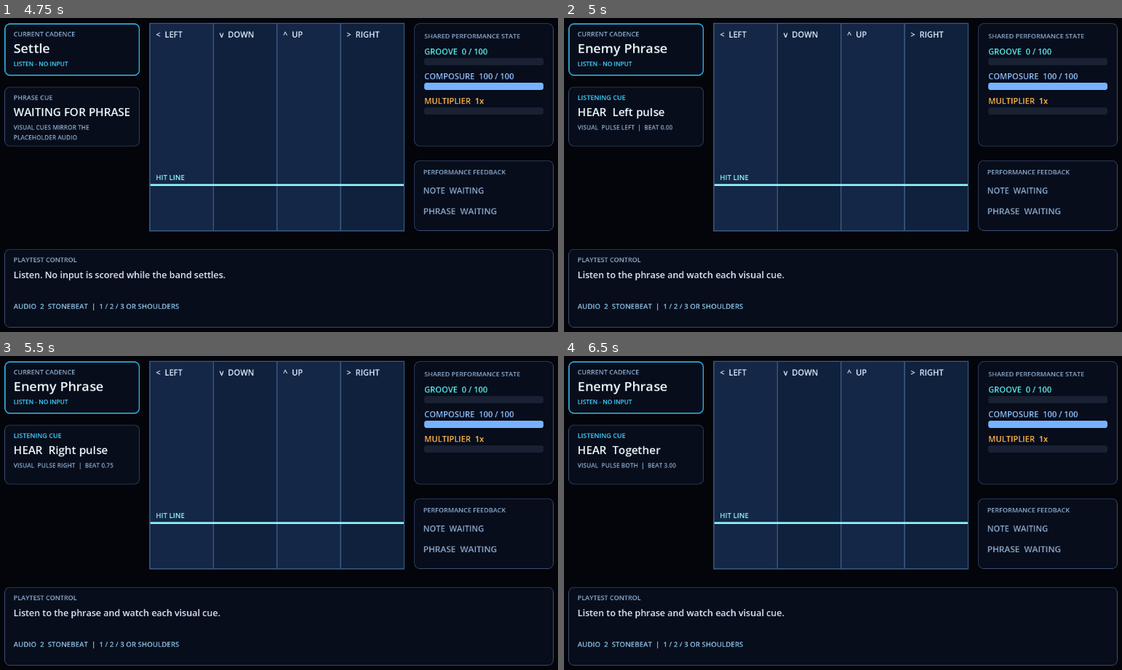
Above: before the commit, frames 1-4 (two rows, left to right).
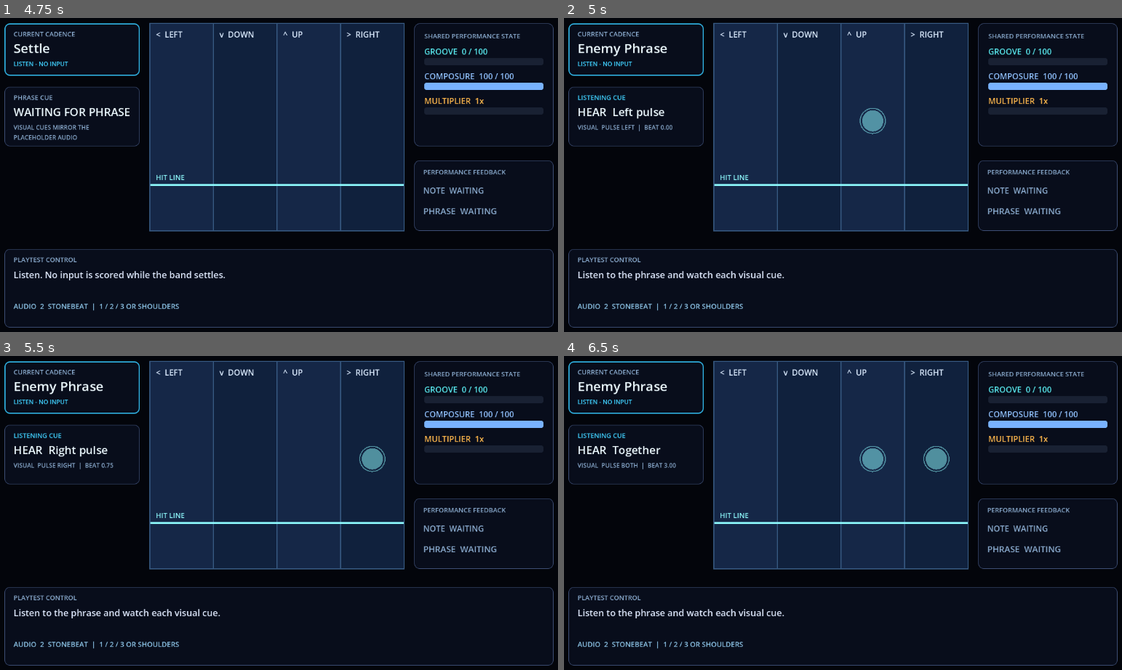
Above: after the commit, the same moments.

Repository: Parz1val1/rhythm-game-prototype
Game: Godot game, scene res://combat_v1/combat_v1_prototype.tscn
Two runs of this game, one before a commit and one after it. Both use one fixed random seed, a clock stepped at 60 frames per second and the inputs below. This scene is started directly instead of the project's main scene. Sound files missing from this copy of the repository are replaced by a short silence.
Inputs (mouse positions are in pixels of both pictures, inside the frame that each line leads up to):
- Up to frame 1 (4.75 s): tap Enter at 0.5, 2, 3.5, 3.6 s; move the mouse to (407, 156) at 0.52 s; hold J (drum_right) 0.53-1.25 s; hold Space (limit_break) 0.53-1.25 s; click (407, 156) at 0.67 s; drag from (161, 187) to (251, 237) at 1.27 s; move the mouse to (334, 99) at 2.02 s; hold J (drum_right) 2.03-2.75 s; tap 2 at 2.1 s; tap Space (limit_break) at 2.75, 4.25 s; drag from (251, 237) to (106, 124) at 2.77 s; move the mouse to (451, 222) at 3.52 s; hold F (drum_left) 3.53-4.25 s; drag from (106, 124) to (189, 90) at 4.27 s
- Up to frame 2 (5 s): no input
- Up to frame 3 (5.5 s): move the mouse to (306, 509) at 5.02 s; hold Down (rhythm_down) from 5.03 s (still down); hold Space (limit_break) from 5.03 s (still down); click (306, 509) at 5.17 s
- Up to frame 4 (6.5 s): release Down (rhythm_down) at 5.75 s; release Space (limit_break) at 5.75 s; drag from (753, 428) to (725, 525) at 5.77 s

Frame 1 is identical in both runs. In frame 2, 0.3% of the frame differs, in the area x 52-58%, y 28-38%; in frame 3, 0.3%; in frame 4, 0.5%, in the area x 52-70%, y 28-38%.

Commit message:
feat: preview enemy phrase notes on highway

Diff:
--- a/combat_v1/combat_v1.gd
+++ b/combat_v1/combat_v1.gd
@@ -69,8 +69,9 @@
 signal intent_rejected(intent: Intent)
 ## Emitted when the shared timing/input seam reports a scored input.
 signal rhythm_input_observed(direction: StringName, score: StringName, offset_ms: float)
-## Single source of truth for both audio and visual phrase presentation.
-signal phrase_event_announced(event: PhraseEvent)
+## Single source of truth for audio, text, and lane-preview phrase presentation.
+## Expected actions come from the prepared Response targets for the active profile.
+signal phrase_event_announced(event: PhraseEvent, expected_actions: Array[StringName])
 ## Presents one heard cue as one or more simultaneous scoreable actions in the
 ## active rhythm language.
 signal response_target_announced(event: PhraseEvent, expected_actions: Array[StringName])
@@ -106,6 +107,7 @@
 var _response_schedule_handoff_beats: float = 4.0
 var _response_timeline_origin_beats: float = 0.0
 var _response_handoff_complete: bool = true
+var _announced_phrase_event_indices: Array[int] = []
 var _response_grader = ResponseGrader.new()
 var _last_response_summary: Dictionary = {}
 var _cadence: Cadence = Cadence.IDLE
@@ -411,12 +413,16 @@
 func _announce_phrase_events_at(phrase_position: float) -> void:
 	if _opponent == null or _opponent.phrase == null:
 		return
-	for event in _opponent.phrase.events:
-		if not is_equal_approx(event.beat_offset, phrase_position):
+	for event_index in range(_opponent.phrase.events.size()):
+		var event: PhraseEvent = _opponent.phrase.events[event_index]
+		if event_index in _announced_phrase_event_indices \
+			or not is_equal_approx(event.beat_offset, phrase_position):
 			continue
+		_announced_phrase_event_indices.append(event_index)
+		var expected_actions := _get_expected_actions_for_event(event_index)
 		DebugLog.timing("[PHRASE ] opponent=%s  phrase=%s  offset=%.2f  prompt=%s" % [
 			_opponent.opponent_id, _opponent.phrase.phrase_id, event.beat_offset, event.prompt_id])
-		phrase_event_announced.emit(event)
+		phrase_event_announced.emit(event, expected_actions)
 
 func _announce_response_targets_at(phrase_position: float) -> void:
 	if _opponent == null or _opponent.phrase == null:
@@ -430,11 +436,7 @@
 			event_indices.append(event_index)
 	for event_index in event_indices:
 		var event: PhraseEvent = _opponent.phrase.events[event_index]
-		var expected_actions: Array[StringName] = []
-		for target in _response_targets:
-			if int(target[&"event_index"]) == event_index \
-				and is_equal_approx(float(target[&"due_beat"]), phrase_position):
-				expected_actions.append(target[&"expected_action"])
+		var expected_actions := _get_expected_actions_for_event(event_index)
 		DebugLog.timing("[RESPONSE] phrase=%s  offset=%.2f  actions=%s" % [
 			_opponent.phrase.phrase_id,
 			event.beat_offset,
@@ -442,8 +444,16 @@
 		])
 		response_target_announced.emit(event, expected_actions)
 
+func _get_expected_actions_for_event(event_index: int) -> Array[StringName]:
+	var expected_actions: Array[StringName] = []
+	for target in _response_targets:
+		if int(target[&"event_index"]) == event_index:
+			expected_actions.append(target[&"expected_action"])
+	return expected_actions
+
 func _prepare_response_targets() -> void:
 	_response_targets.clear()
+	_announced_phrase_event_indices.clear()
 	if _opponent == null or _opponent.phrase == null:
 		return
 	_response_round_id += 1
--- a/combat_v1/combat_v1_hud.gd
+++ b/combat_v1/combat_v1_hud.gd
@@ -87,7 +87,10 @@
 	_phrase_feedback_label.text = "PHRASE  %s" % _get_grade_display_name(grade_name)
 	_phrase_feedback_label.add_theme_color_override("font_color", _get_grade_color(grade_name))
 
-func _on_phrase_event_announced(event: PhraseEvent) -> void:
+func _on_phrase_event_announced(
+	event: PhraseEvent,
+	_expected_actions: Array[StringName]
+) -> void:
 	_cue_mode_label.text = "LISTENING CUE"
 	_cue_mode_label.add_theme_color_override("font_color", _get_mode_color(CombatV1.Cadence.ENEMY_PHRASE))
 	_cue_label.text = "HEAR  %s" % event.prompt_text
--- a/combat_v1/combat_v1_prototype.gd
+++ b/combat_v1/combat_v1_prototype.gd
@@ -143,7 +143,10 @@
 		_:
 			pass
 
-func _on_phrase_event_announced(event: PhraseEvent) -> void:
+func _on_phrase_event_announced(
+	event: PhraseEvent,
+	_expected_actions: Array[StringName]
+) -> void:
 	DebugLog.visual("[PROMPT ] cue=%s  prompt=%s  offset=%.2f" % [
 		event.visual_cue, event.prompt_id, event.beat_offset])
 	DebugLog.audio("[PHRASE ] cue=%s  prompt=%s  offset=%.2f" % [
--- a/combat_v1/response_note_highway.gd
+++ b/combat_v1/response_note_highway.gd
@@ -4,6 +4,7 @@
 
 const CombatV1 = preload("res://combat_v1/combat_v1.gd")
 const DebugLog = preload("res://autoloads/debug_log.gd")
+const PhraseEvent = preload("res://combat_v1/phrase_event.gd")
 
 const LANE_ORDER: Array[StringName] = [&"left", &"down", &"up", &"right"]
 const LANE_LABELS := {
@@ -23,8 +24,11 @@
 const HIT_LINE_COLOR := Color("8ffcff")
 const LABEL_COLOR := Color("dcecff")
 const NOTE_COLOR := Color("f6c85f")
+const PREVIEW_COLOR := Color("8ffcff80")
 const HIT_LINE_RATIO := 0.78
 const APPROACH_START_RATIO := 0.16
+const PREVIEW_LINE_RATIO := 0.47
+const PREVIEW_DURATION_SECONDS := 0.3
 const LATE_TRAVEL_BEATS := 0.5
 
 var _combat_v1: CombatV1 = null
@@ -34,6 +38,8 @@
 var _visual_lead_beats: float = 2.0
 var _targets: Array[Dictionary] = []
 var _lane_feedback: Dictionary = {}
+var _preview: Dictionary = {}
+var _preview_elapsed_seconds: float = 0.0
 
 func _ready() -> void:
 	set_process(false)
@@ -48,6 +54,8 @@
 		_combat_v1.cadence_changed.connect(_on_cadence_changed)
 	if not _combat_v1.response_note_graded.is_connected(_on_response_note_graded):
 		_combat_v1.response_note_graded.connect(_on_response_note_graded)
+	if not _combat_v1.phrase_event_announced.is_connected(_on_phrase_event_announced):
+		_combat_v1.phrase_event_announced.connect(_on_phrase_event_announced)
 	set_process(true)
 	_sync_from_module()
 
@@ -76,6 +84,7 @@
 		&"visual_lead_beats": _visual_lead_beats,
 		&"targets": visible_targets,
 		&"lane_feedback": _lane_feedback.duplicate(true),
+		&"preview": _preview.duplicate(true),
 		&"approach_start_y": size.y * APPROACH_START_RATIO,
 		&"hit_line_y": size.y * HIT_LINE_RATIO,
 	}
@@ -88,16 +97,59 @@
 			_combat_v1.cadence_changed.disconnect(_on_cadence_changed)
 		if _combat_v1.response_note_graded.is_connected(_on_response_note_graded):
 			_combat_v1.response_note_graded.disconnect(_on_response_note_graded)
+		if _combat_v1.phrase_event_announced.is_connected(_on_phrase_event_announced):
+			_combat_v1.phrase_event_announced.disconnect(_on_phrase_event_announced)
 	_combat_v1 = null
 	set_process(false)
 	_clear_presentation()
 	queue_redraw()
 
-func _process(_delta: float) -> void:
+func _process(delta: float) -> void:
 	_sync_from_module()
-
-func _on_cadence_changed(_cadence: CombatV1.Cadence) -> void:
+	if _preview.is_empty():
+		return
+	_preview_elapsed_seconds += delta
+	if _preview_elapsed_seconds >= PREVIEW_DURATION_SECONDS:
+		_clear_preview()
+		queue_redraw()
+
+func _on_cadence_changed(cadence: CombatV1.Cadence) -> void:
+	if cadence != CombatV1.Cadence.ENEMY_PHRASE:
+		_clear_preview()
 	_sync_from_module()
+
+func _on_phrase_event_announced(
+	event: PhraseEvent,
+	expected_actions: Array[StringName]
+) -> void:
+	if _combat_v1 == null or _combat_v1.get_cadence() != CombatV1.Cadence.ENEMY_PHRASE:
+		return
+	var lanes: Array[StringName] = []
+	var lane_indices: Array[int] = []
+	for action in expected_actions:
+		var lane_index := LANE_ORDER.find(action)
+		if lane_index < 0:
+			continue
+		lanes.append(action)
+		lane_indices.append(lane_index)
+	if lanes.is_empty():
+		_clear_preview()
+		return
+	_preview = {
+		&"prompt_id": event.prompt_id,
+		&"beat_offset": event.beat_offset,
+		&"actions": lanes.duplicate(),
+		&"lane_indices": lane_indices,
+		&"style": &"ghost",
+		&"color": PREVIEW_COLOR,
+	}
+	_preview_elapsed_seconds = 0.0
+	DebugLog.visual("[PREVIEW] prompt=%s  offset=%.2f  lanes=%s" % [
+		event.prompt_id,
+		event.beat_offset,
+		"+".join(lanes),
+	])
+	queue_redraw()
 
 func _on_response_note_graded(result: Dictionary) -> void:
 	var target_id: StringName = result.get(&"target_id", &"")
@@ -127,7 +179,7 @@
 		return
 	var presentation: Dictionary = _combat_v1.get_response_presentation()
 	if not bool(presentation[&"active"]):
-		_clear_presentation()
+		_clear_response_presentation()
 		return
 	var next_round_id: int = presentation[&"round_id"]
 	if not _active or next_round_id != _round_id:
@@ -189,14 +241,30 @@
 			])
 		_targets[target_index] = target
 
-func _clear_presentation() -> void:
-	if _active or not _targets.is_empty() or not _lane_feedback.is_empty():
+func _clear_response_presentation() -> void:
+	var had_presentation := _active or not _targets.is_empty() or not _lane_feedback.is_empty()
+	if had_presentation:
 		DebugLog.visual("[CLEAR  ] response_highway=true  round=%d" % _round_id)
 	_active = false
 	_round_id = -1
 	_timeline_position_beats = 0.0
 	_targets.clear()
 	_lane_feedback.clear()
+	if had_presentation:
+		queue_redraw()
+
+func _clear_preview() -> void:
+	var had_preview := not _preview.is_empty()
+	if had_preview:
+		DebugLog.visual("[CLEAR  ] phrase_preview=true  prompt=%s" % _preview[&"prompt_id"])
+	_preview.clear()
+	_preview_elapsed_seconds = 0.0
+	if had_preview:
+		queue_redraw()
+
+func _clear_presentation() -> void:
+	_clear_response_presentation()
+	_clear_preview()
 
 func _draw() -> void:
 	var board_rect := Rect2(Vector2.ZERO, size)
@@ -228,6 +296,12 @@
 		14,
 		HIT_LINE_COLOR
 	)
+	if not _preview.is_empty():
+		var preview_y := size.y * PREVIEW_LINE_RATIO
+		for lane_index in _preview[&"lane_indices"]:
+			var preview_position := Vector2((float(lane_index) + 0.5) * lane_width, preview_y)
+			draw_circle(preview_position, 21.0, PREVIEW_COLOR)
+			draw_arc(preview_position, 25.0, 0.0, TAU, 32, PREVIEW_COLOR, 2.0)
 	for target in _targets:
 		if not bool(target[&"visible"]):
 			continue
--- a/test/test_combat_v1.gd
+++ b/test/test_combat_v1.gd
@@ -157,6 +157,7 @@
 		_check("HUD connects Response target signal", _is_connected(prototype_module, &"response_target_announced", prototype_hud, "_on_response_target_announced"), true)
 		_check("HUD connects Response note signal", _is_connected(prototype_module, &"response_note_graded", prototype_hud, "_on_response_note_graded"), true)
 		_check("highway connects cadence signal", _is_connected(prototype_module, &"cadence_changed", prototype_highway, "_on_cadence_changed"), true)
+		_check("highway connects phrase event signal", _is_connected(prototype_module, &"phrase_event_announced", prototype_highway, "_on_phrase_event_announced"), true)
 		_check("highway connects Response note signal", _is_connected(prototype_module, &"response_note_graded", prototype_highway, "_on_response_note_graded"), true)
 		_check("prototype connects Response summary signal", _is_connected(prototype_module, &"response_phrase_graded", prototype, "_on_response_phrase_graded"), true)
 		_check("HUD connects Response summary signal", _is_connected(prototype_module, &"response_phrase_graded", prototype_hud, "_on_response_phrase_graded"), true)
@@ -170,6 +171,7 @@
 		_check("HUD teardown disconnects Response target signal", _is_connected(prototype_module, &"response_target_announced", prototype_hud, "_on_response_target_announced"), false)
 		_check("HUD teardown disconnects Response note signal", _is_connected(prototype_module, &"response_note_graded", prototype_hud, "_on_response_note_graded"), false)
 		_check("highway teardown disconnects cadence signal", _is_connected(prototype_module, &"cadence_changed", prototype_highway, "_on_cadence_changed"), false)
+		_check("highway teardown disconnects phrase event signal", _is_connected(prototype_module, &"phrase_event_announced", prototype_highway, "_on_phrase_event_announced"), false)
 		_check("highway teardown disconnects Response note signal", _is_connected(prototype_module, &"response_note_graded", prototype_highway, "_on_response_note_graded"), false)
 		_check("prototype teardown disconnects Response summary signal", _is_connected(prototype_module, &"response_phrase_graded", prototype, "_on_response_phrase_graded"), false)
 		_check("HUD teardown disconnects Response summary signal", _is_connected(prototype_module, &"response_phrase_graded", prototype_hud, "_on_response_phrase_graded"), false)
--- a/test/test_combat_v1_hud.gd
+++ b/test/test_combat_v1_hud.gd
@@ -164,7 +164,9 @@
 	_check("HUD exposes a visual phrase cue", cue_label != null, true)
 	if cue_label != null:
 		var cue_event = load("res://combat_v1/opponents/drum_golem.tres").phrase.events[0]
-		module.phrase_event_announced.emit(cue_event)
+		var cue_actions: Array[StringName] = []
+		cue_actions.append(&"up")
+		module.phrase_event_announced.emit(cue_event, cue_actions)
 		_check("listening cue identifies what the player hears", hud.get_node("CuePanel/CueModeLabel").text, "LISTENING CUE")
 		_check("listening cue shows authored prompt text", cue_label.text, "HEAR  Left pulse")
 		_check("placeholder audio has a readable visual equivalent", hud.get_node("CuePanel/CueDetailLabel").text, "VISUAL  PULSE LEFT  |  BEAT 0.00")
--- a/test/test_combat_v1_phrase_playback.gd
+++ b/test/test_combat_v1_phrase_playback.gd
@@ -91,13 +91,22 @@
 	module.queue_free()
 	print("=== done ===")
 
-func _on_phrase_event_announced(event: PhraseEvent) -> void:
+func _on_phrase_event_announced(
+	event: PhraseEvent,
+	_expected_actions: Array[StringName]
+) -> void:
 	_announced_offsets.append(event.beat_offset)
 
-func _on_audio_phrase_event(event: PhraseEvent) -> void:
+func _on_audio_phrase_event(
+	event: PhraseEvent,
+	_expected_actions: Array[StringName]
+) -> void:
 	_audio_event_sequence.append("%s@%.2f" % [event.prompt_id, event.beat_offset])
 
-func _on_visual_phrase_event(event: PhraseEvent) -> void:
+func _on_visual_phrase_event(
+	event: PhraseEvent,
+	_expected_actions: Array[StringName]
+) -> void:
 	_visual_event_sequence.append("%s@%.2f" % [event.prompt_id, event.beat_offset])
 
 func _on_rhythm_input_observed(_direction: StringName, _score: StringName, _offset_ms: float) -> void:
--- /dev/null
+++ b/test/test_combat_v1_phrase_preview.gd
@@ -0,0 +1,184 @@
+# Verifies Enemy Phrase lane previews through the public CombatV1/highway seam.
+extends SceneTree
+
+const PhraseEvent = preload("res://combat_v1/phrase_event.gd")
+
+var _has_failures: bool = false
+var _announced_previews: Array[String] = []
+var _raw_scored_inputs: int = 0
+
+func _init() -> void:
+	await process_frame
+	await _run()
+	quit(1 if _has_failures else 0)
+
+func _run() -> void:
+	print("=== Combat V1 phrase-preview tests ===")
+	var CombatV1Script = load("res://combat_v1/combat_v1.gd")
+	var module = CombatV1Script.new()
+	root.add_child(module)
+	var beat_clock: Node = root.get_node("BeatClock")
+	var rhythm_input: Node = root.get_node("RhythmInput")
+	module.setup(
+		beat_clock,
+		rhythm_input,
+		load("res://combat_v1/opponents/drum_golem.tres"),
+		1
+	)
+	module.phrase_event_announced.connect(_on_phrase_event_announced)
+	rhythm_input.input_scored.connect(_on_raw_input_scored)
+	module.start()
+
+	var highway = load("res://combat_v1/response_note_highway.tscn").instantiate()
+	root.add_child(highway)
+	highway.set_anchors_preset(Control.PRESET_TOP_LEFT)
+	highway.size = Vector2(640.0, 300.0)
+	highway.setup(module)
+
+	for beat_number in range(1, 5):
+		beat_clock.beat.emit(beat_number)
+	await process_frame
+	var preview: Dictionary = highway.get_presentation_snapshot().get(&"preview", {})
+	_check(
+		"the first authored phrase event previews its mapped highway lane",
+		preview.get(&"actions", []),
+		[&"up"]
+	)
+	_check(
+		"the four-lane board remains visible throughout Enemy Phrase",
+		[highway.visible, highway.get_presentation_snapshot()[&"lane_order"]],
+		[true, [&"left", &"down", &"up", &"right"]]
+	)
+	rhythm_input._unhandled_input(_action(&"rhythm_up"))
+	await create_timer(0.4).timeout
+	_check(
+		"the listening preview clears after its brief visual flash",
+		highway.get_presentation_snapshot().get(&"preview", {}),
+		{}
+	)
+
+	beat_clock.quarter_beat.emit(4, 0.75)
+	beat_clock.quarter_beat.emit(4, 0.75)
+	await process_frame
+	_check(
+		"a recovered subdivision announces one preview at its exact mapped offset",
+		_announced_previews,
+		["0.00:up", "0.75:right"]
+	)
+	highway.teardown()
+	highway.teardown()
+	_check(
+		"guarded teardown clears an active listening preview",
+		highway.get_presentation_snapshot().get(&"preview", {}),
+		{}
+	)
+	highway.setup(module)
+
+	beat_clock.beat.emit(5)
+	beat_clock.half_beat.emit(5)
+	beat_clock.beat.emit(6)
+	beat_clock.half_beat.emit(6)
+	beat_clock.beat.emit(7)
+	await process_frame
+	var final_preview: Dictionary = highway.get_presentation_snapshot()[&"preview"]
+	_check(
+		"every authored phrase event reaches the correct mapped preview lane group",
+		_announced_previews,
+		["0.00:up", "0.75:right", "1.50:down", "2.50:left", "3.00:up+right"]
+	)
+
+	beat_clock.beat.emit(8)
+	await process_frame
+	var response_presentation: Dictionary = module.get_response_presentation()
+	var final_response_actions: Array[StringName] = []
+	var preview_color: Color = final_preview[&"color"]
+	for target in response_presentation[&"targets"]:
+		if is_equal_approx(float(target[&"beat_offset"]), 3.0):
+			final_response_actions.append(target[&"expected_action"])
+	_check(
+		"Together is one ghost chord with the same actions later scheduled in Response",
+		{
+			&"preview_actions": final_preview[&"actions"],
+			&"preview_style": final_preview[&"style"],
+			&"preview_translucent": preview_color.a < 1.0,
+			&"response_actions": final_response_actions,
+		},
+		{
+			&"preview_actions": [&"up", &"right"],
+			&"preview_style": &"ghost",
+			&"preview_translucent": true,
+			&"response_actions": [&"up", &"right"],
+		}
+	)
+	_check(
+		"the Response cadence clears the listening preview",
+		highway.get_presentation_snapshot()[&"preview"],
+		{}
+	)
+	var first_target: Dictionary = response_presentation[&"targets"][0]
+	var first_target_available: bool = module.submit_response_input(
+		first_target[&"expected_action"],
+		first_target[&"due_beat"]
+	)
+	_check(
+		"listening input is not scored and does not consume a Response target",
+		[_raw_scored_inputs, first_target_available],
+		[0, true]
+	)
+
+	module.player_intent(CombatV1Script.Intent.SUBMIT_RESPONSE)
+	module.player_intent(CombatV1Script.Intent.CONTINUE_ROUND)
+	beat_clock.beat.emit(9)
+	await process_frame
+	_check(
+		"a repeated round begins with one fresh downbeat preview",
+		highway.get_presentation_snapshot()[&"preview"].get(&"actions", []),
+		[&"up"]
+	)
+	for result_index in range(8):
+		if module.get_state()[&"terminal"]:
+			break
+		module.apply_performance_result(
+			CombatV1Script.Execution.CORRECT,
+			CombatV1Script.TacticalEffectiveness.EFFECTIVE
+		)
+	_check(
+		"encounter resolution clears the listening preview",
+		highway.get_presentation_snapshot()[&"preview"],
+		{}
+	)
+
+	highway.teardown()
+	module.teardown()
+	if rhythm_input.input_scored.is_connected(_on_raw_input_scored):
+		rhythm_input.input_scored.disconnect(_on_raw_input_scored)
+	highway.free()
+	module.free()
+	print("=== done ===")
+
+func _on_phrase_event_announced(
+	event: PhraseEvent,
+	expected_actions: Array[StringName]
+) -> void:
+	_announced_previews.append("%.2f:%s" % [event.beat_offset, "+".join(expected_actions)])
+
+func _on_raw_input_scored(
+	_direction: StringName,
+	_score: StringName,
+	_offset_ms: float,
+	_note_consumed: bool
+) -> void:
+	_raw_scored_inputs += 1
+
+func _action(action_name: StringName) -> InputEventAction:
+	var event := InputEventAction.new()
+	event.action = action_name
+	event.pressed = true
+	return event
+
+func _check(label: String, got, expected) -> void:
+	if got == expected:
+		print("  PASS  %s" % label)
+	else:
+		_has_failures = true
+		printerr("  FAIL  %s  ->  expected=%s  got=%s" % [label, expected, got])
Not shown, changed: docs/ARCHITECTURE.md
Not shown, changed: docs/DEVELOPMENT.md
Not shown, changed: docs/combat/reconciliation-v1.md
